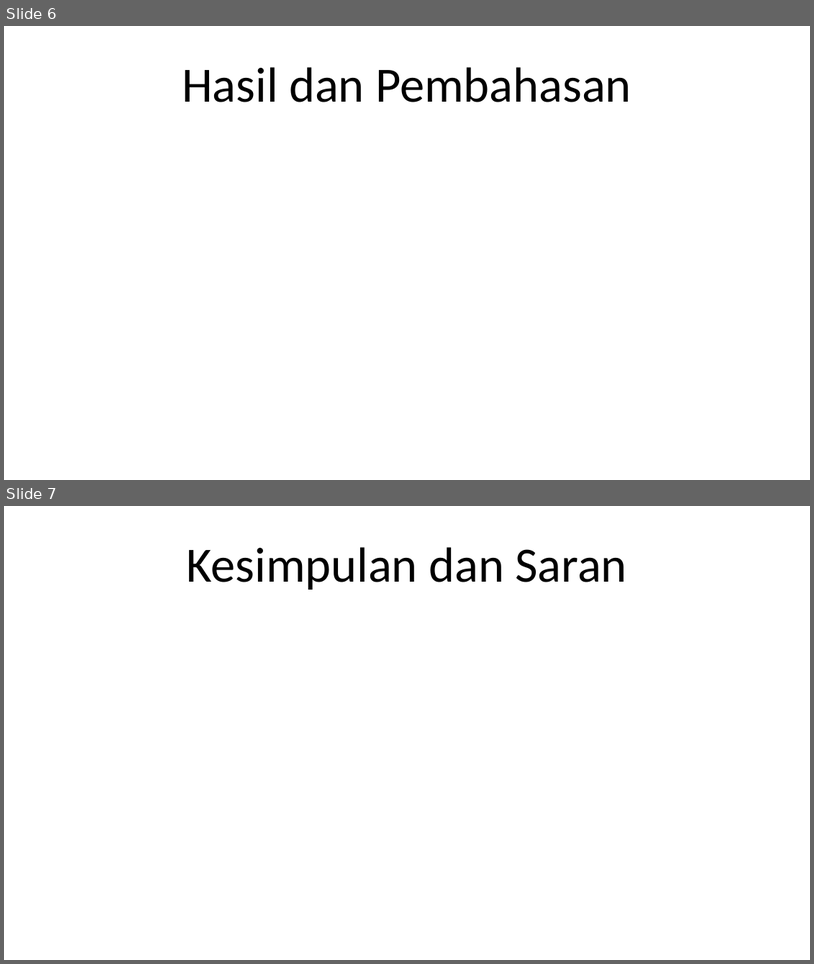
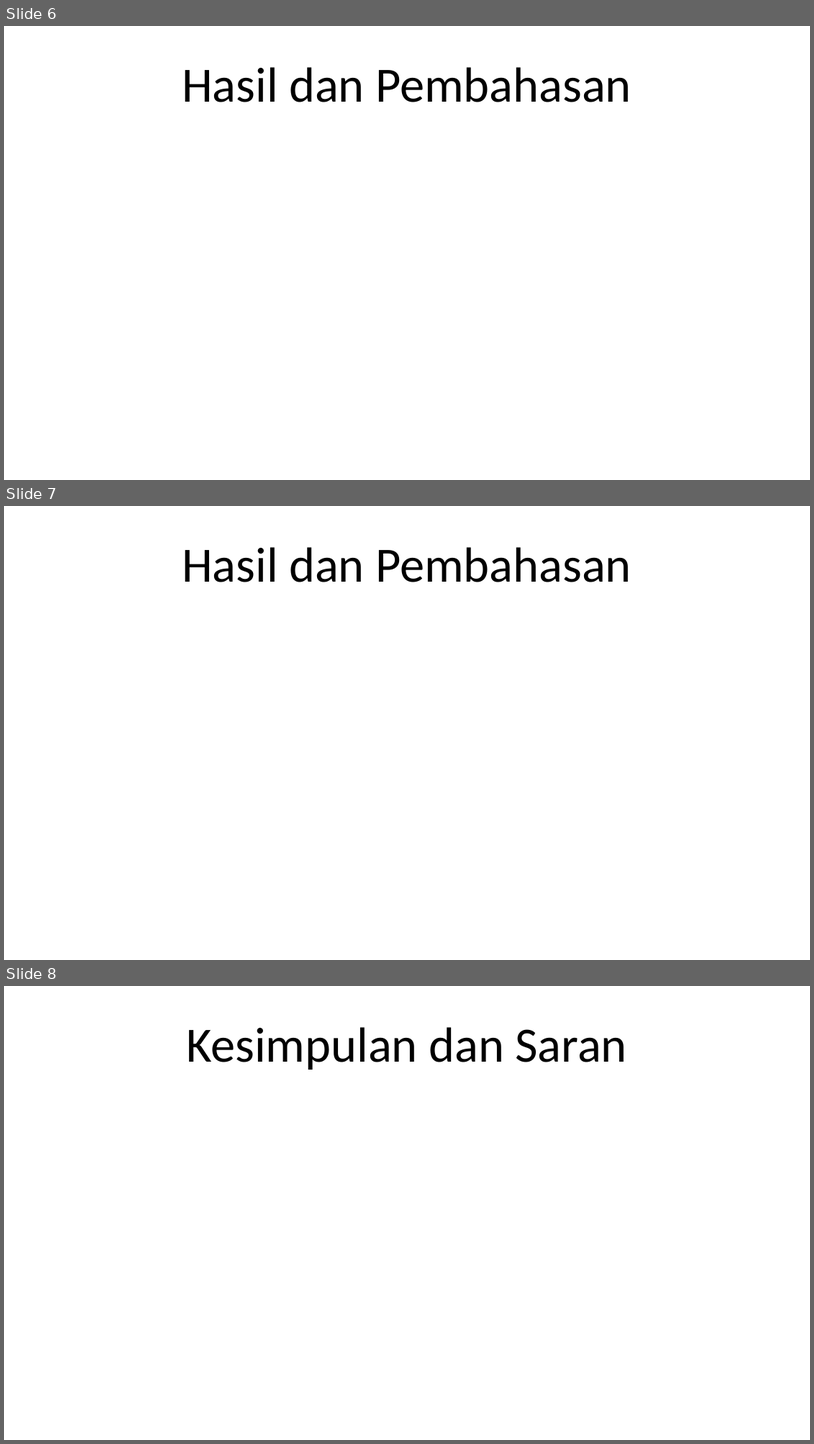
Before and after one commit to Undiknas/Gandiva-Protocol, a slide deck: NASKAH/Presentasi Laporan Skripsi - NIM - NAMA - TAHUN ANGKATAN - TAHUN SKRIPSI.pptx. Shown one above the other, each under a label of ours: slides 6 and 7 before the commit, slides 6, 7 and 8 after it. The pictures are 814x964 and 814x1444 pixels, drawn with LibreOffice and Linux fonts; fonts in the diff are those of the drawing. Boxes give left, top, right and bottom in pixels: in the first picture for what was removed or moved away, otherwise in the second. Text is boxed around its words. In the diff, an @@ line names an element or a change of style, - is before the commit and + after.

```diff
--- a/NASKAH/Presentasi Laporan Skripsi - NIM - NAMA - TAHUN ANGKATAN - TAHUN SKRIPSI.pptx
+++ b/NASKAH/Presentasi Laporan Skripsi - NIM - NAMA - TAHUN ANGKATAN - TAHUN SKRIPSI.pptx
@@ slide 7 added at <box>4,506,810,960</box>, background #FFFFFF @@
@@ title added at <box>182,547,632,582</box>, 44 pt, text #000000 @@
+Hasil dan Pembahasan
@@ what was slide 7 is now slide 8 @@
```
Also in this commit, not shown: 1 slide changed, 4 other files.
